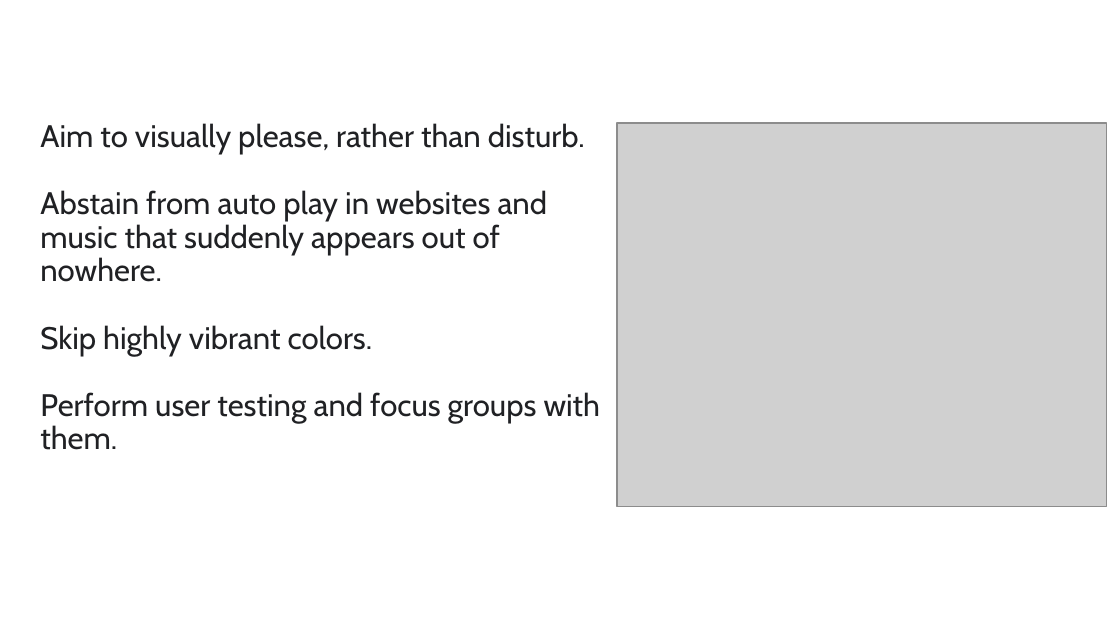
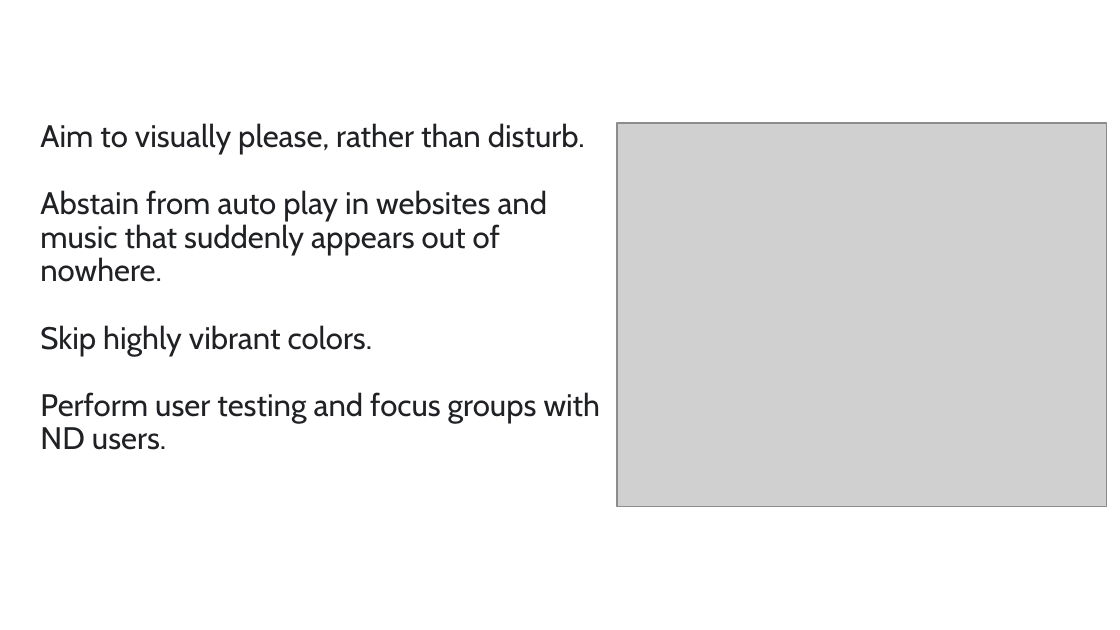
Before and after one commit to vaishnavitv/Assets-and-Publications, a slide deck: slide 34 of Speaking-Engagements/2024/Accessiblity/ND-Product-Design.pptx (slide 33 before the commit). Drawn at 1120x630 pixels with LibreOffice and Linux fonts; fonts in the diff are those of the drawing; grey boxes stand for pictures. Boxes give left, top, right and bottom in pixels: in the first picture for what was removed or moved away, otherwise in the second. Text is boxed around its words. In the diff, an @@ line names an element or a change of style, - is before the commit and + after.

```diff
--- a/Speaking-Engagements/2024/Accessiblity/ND-Product-Design.pptx
+++ b/Speaking-Engagements/2024/Accessiblity/ND-Product-Design.pptx
@@ title at (40,123,601,450): text changed @@
-Aim to visually please, rather than disturb.
-Abstain from auto play in websites and music that suddenly appears out of nowhere.
-Skip highly vibrant colors.
-Perform user testing and focus groups with them.
+Aim to visually please, rather than disturb.
+Abstain from auto play in websites and music that suddenly appears out of nowhere.
+Skip highly vibrant colors.
+Perform user testing and focus groups with ND users.
```
Also in this commit, not shown: 11 other slides changed, 2 slides added, 1 other file.
